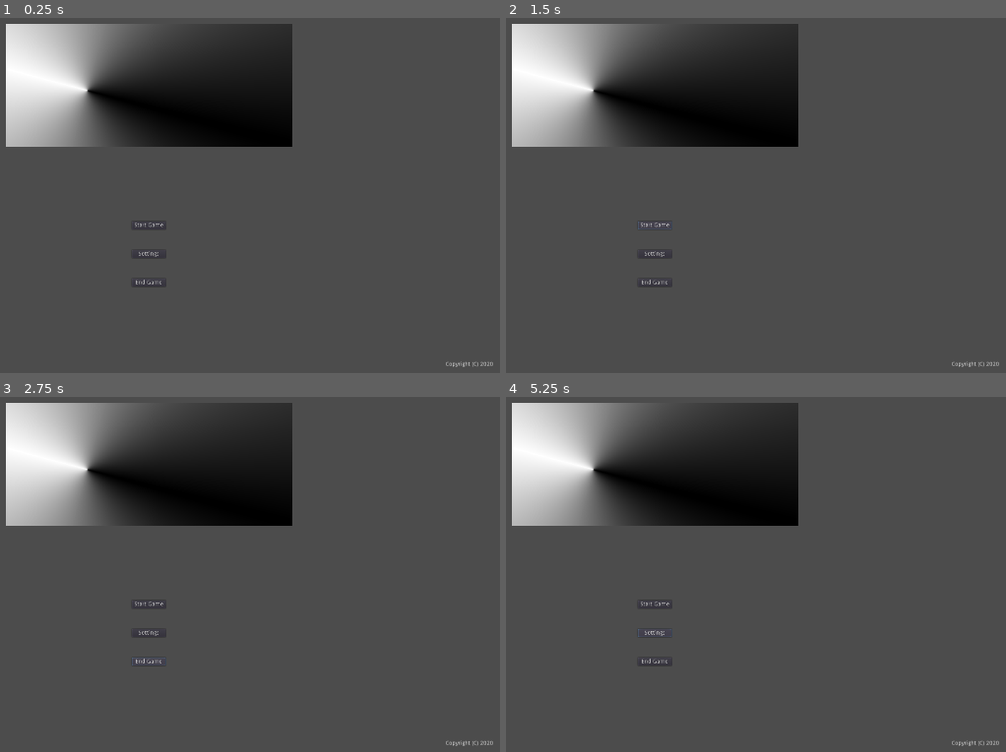
Above: before the commit, frames 1-4 (two rows, left to right).
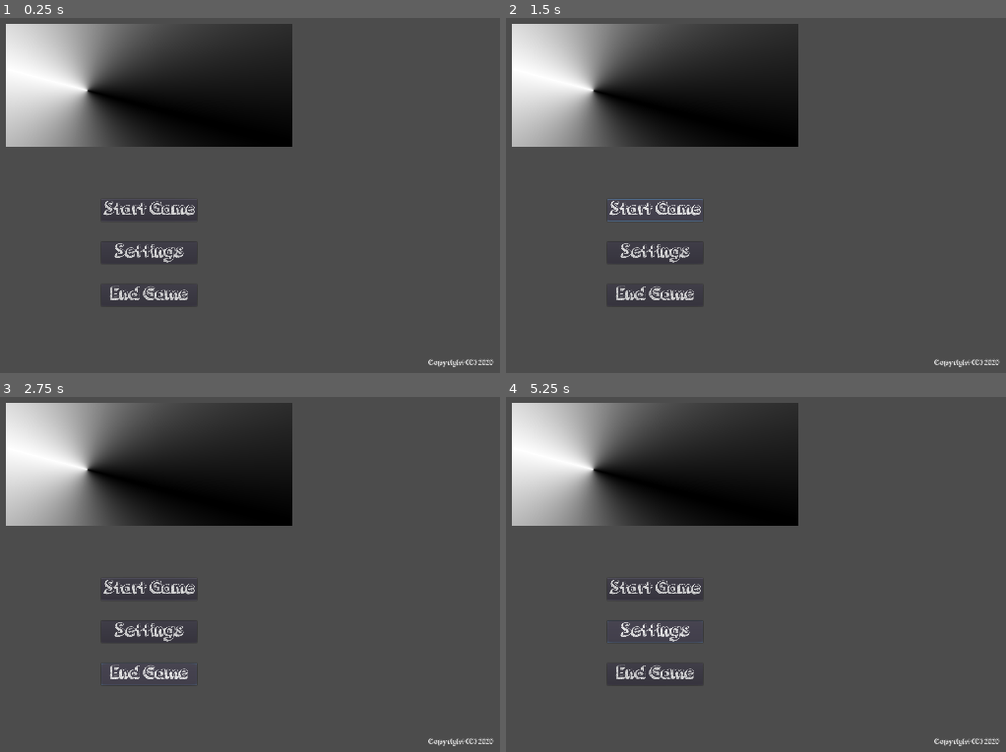
Above: after the commit, the same moments.

Repository: CasualYT31/aimbooster
Game: Godot game, scene res://MainMenu.tscn
Two runs of this game, one before a commit and one after it. Both use one fixed random seed, a clock stepped at 60 frames per second and the inputs below. The project has no main scene, so this scene is started directly.
Inputs:
- Up to frame 1 (0.25 s): no input
- Up to frame 2 (1.5 s): click "Start Game" at 0.5 s; click "Start Game" at 1.25 s
- Up to frame 3 (2.75 s): click "End Game" at 2 s
- Up to frame 4 (5.25 s): click "End Game" at 2.75 s; click "Start Game" at 3.5 s; click "End Game" at 4.25 s; click "Settings" at 5 s

The runs differ from the first frame. In frame 1, 1.1% of the frame differs, in the area x 20-99%, y 51-99%; in frame 2, 1.2%, in the area x 20-99%, y 50-99%; in frame 3, 1.1%; in frame 4, 1.1%.

Commit message:
Main menu layout done.

Diff:
--- a/MainMenu.tscn
+++ b/MainMenu.tscn
@@ -1,6 +1,23 @@
-[gd_scene load_steps=2 format=2]
+[gd_scene load_steps=7 format=2]
 
 [ext_resource path="res://title.png" type="Texture" id=1]
+[ext_resource path="res://comic.ttf" type="DynamicFontData" id=2]
+
+[sub_resource type="DynamicFont" id=1]
+size = 48
+font_data = ExtResource( 2 )
+
+[sub_resource type="DynamicFont" id=2]
+size = 48
+font_data = ExtResource( 2 )
+
+[sub_resource type="DynamicFont" id=3]
+size = 48
+font_data = ExtResource( 2 )
+
+[sub_resource type="DynamicFont" id=4]
+size = 20
+font_data = ExtResource( 2 )
 
 [node name="Control" type="Control"]
 anchor_right = 1.0
@@ -37,40 +54,44 @@
 texture = ExtResource( 1 )
 
 [node name="VBoxContainer" type="VBoxContainer" parent="MarginContainer/VBoxContainer"]
-margin_left = 798.0
+margin_left = 717.0
 margin_top = 304.0
-margin_right = 881.0
-margin_bottom = 822.0
+margin_right = 962.0
+margin_bottom = 816.0
 size_flags_horizontal = 4
 size_flags_vertical = 3
 custom_constants/separation = 50
 alignment = 1
 
 [node name="StartGame" type="Button" parent="MarginContainer/VBoxContainer/VBoxContainer"]
-margin_top = 179.0
-margin_right = 83.0
-margin_bottom = 199.0
+margin_top = 125.0
+margin_right = 245.0
+margin_bottom = 179.0
+custom_fonts/font = SubResource( 1 )
 text = "Start Game"
 
 [node name="Settings" type="Button" parent="MarginContainer/VBoxContainer/VBoxContainer"]
-margin_top = 249.0
-margin_right = 83.0
-margin_bottom = 269.0
+margin_top = 229.0
+margin_right = 245.0
+margin_bottom = 283.0
+custom_fonts/font = SubResource( 2 )
 text = "Settings"
 
 [node name="EndGame" type="Button" parent="MarginContainer/VBoxContainer/VBoxContainer"]
-margin_top = 319.0
-margin_right = 83.0
-margin_bottom = 339.0
+margin_top = 333.0
+margin_right = 245.0
+margin_bottom = 387.0
+custom_fonts/font = SubResource( 3 )
 text = "End Game"
 
 [node name="MarginContainer" type="MarginContainer" parent="MarginContainer/VBoxContainer"]
-margin_top = 826.0
+margin_top = 820.0
 margin_right = 1680.0
 margin_bottom = 840.0
 
 [node name="CopyrightLabel" type="Label" parent="MarginContainer/VBoxContainer/MarginContainer"]
 margin_right = 1680.0
-margin_bottom = 14.0
+margin_bottom = 20.0
+custom_fonts/font = SubResource( 4 )
 text = "Copyright (C) 2020"
 align = 2
